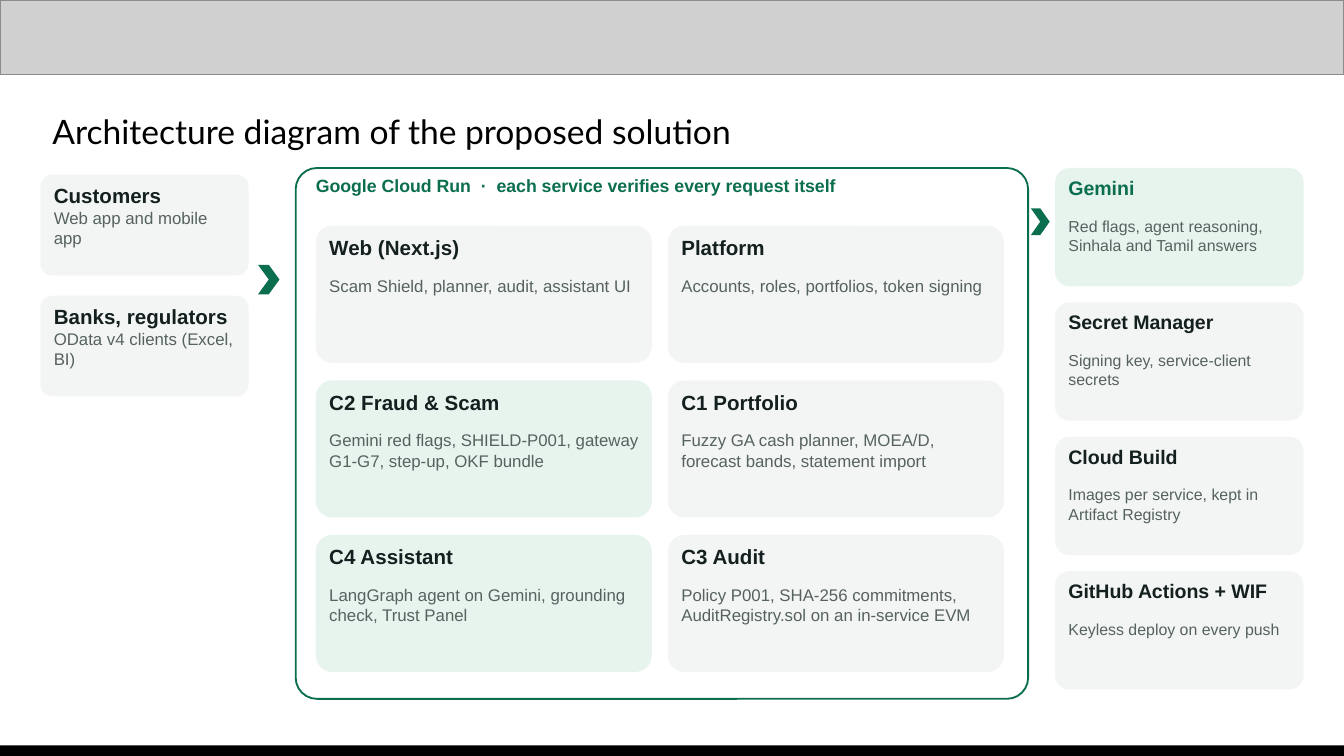
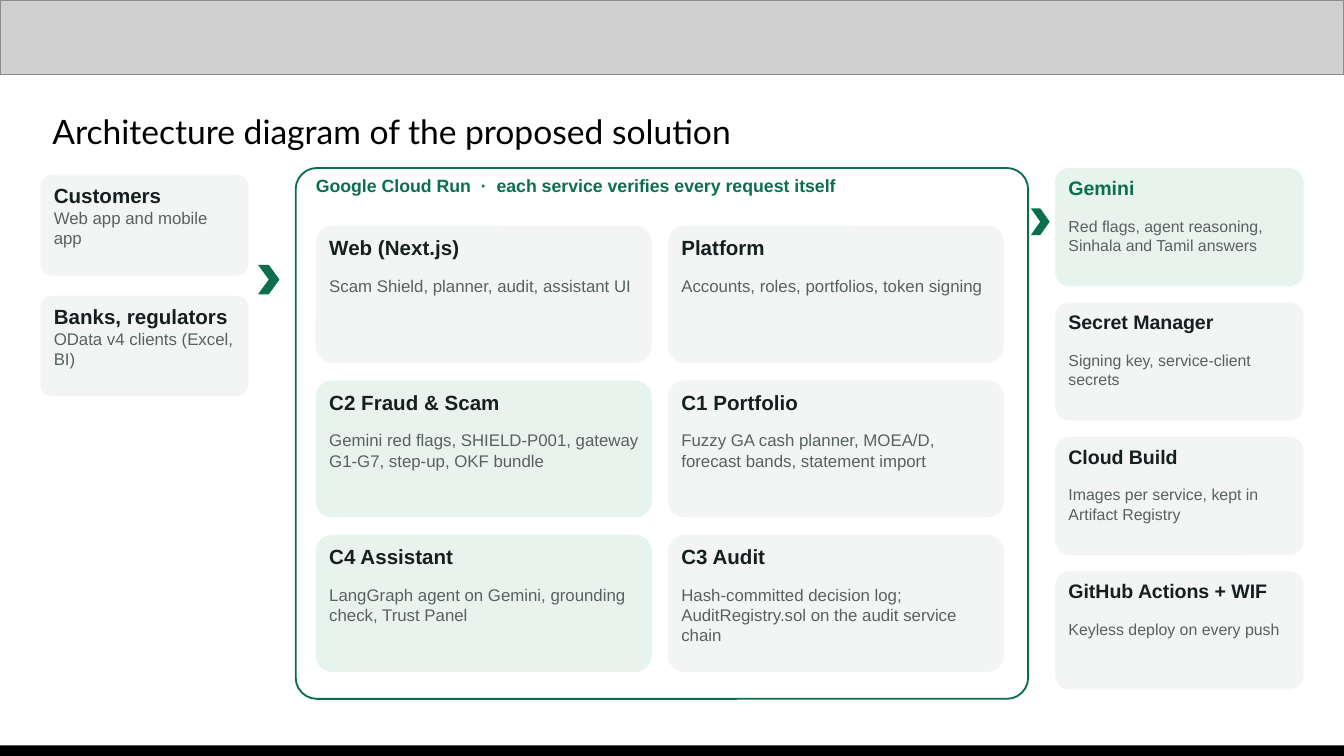
Before and after one commit to Adagard-Trios/AI-Buildathon-2026, a slide deck: slide 7 of docs/deck/FirstStep_AI_Builder_Cup_2026.pptx. Drawn at 1344x756 pixels with LibreOffice and Linux fonts; fonts in the diff are those of the drawing; grey boxes stand for pictures. Boxes give left, top, right and bottom in pixels: in the first picture for what was removed or moved away, otherwise in the second. Text is boxed around its words. In the diff, an @@ line names an element or a change of style, - is before the commit and + after.

```diff
--- a/docs/deck/FirstStep_AI_Builder_Cup_2026.pptx
+++ b/docs/deck/FirstStep_AI_Builder_Cup_2026.pptx
@@ text at [681, 589, 956, 641]: text changed @@
-Policy P001, SHA-256 commitments, AuditRegistry.sol on an in-service EVM
+Hash-committed decision log; AuditRegistry.sol on the audit service chain
```
Also in this commit, not shown: 7 other slides changed, 5 other files.
